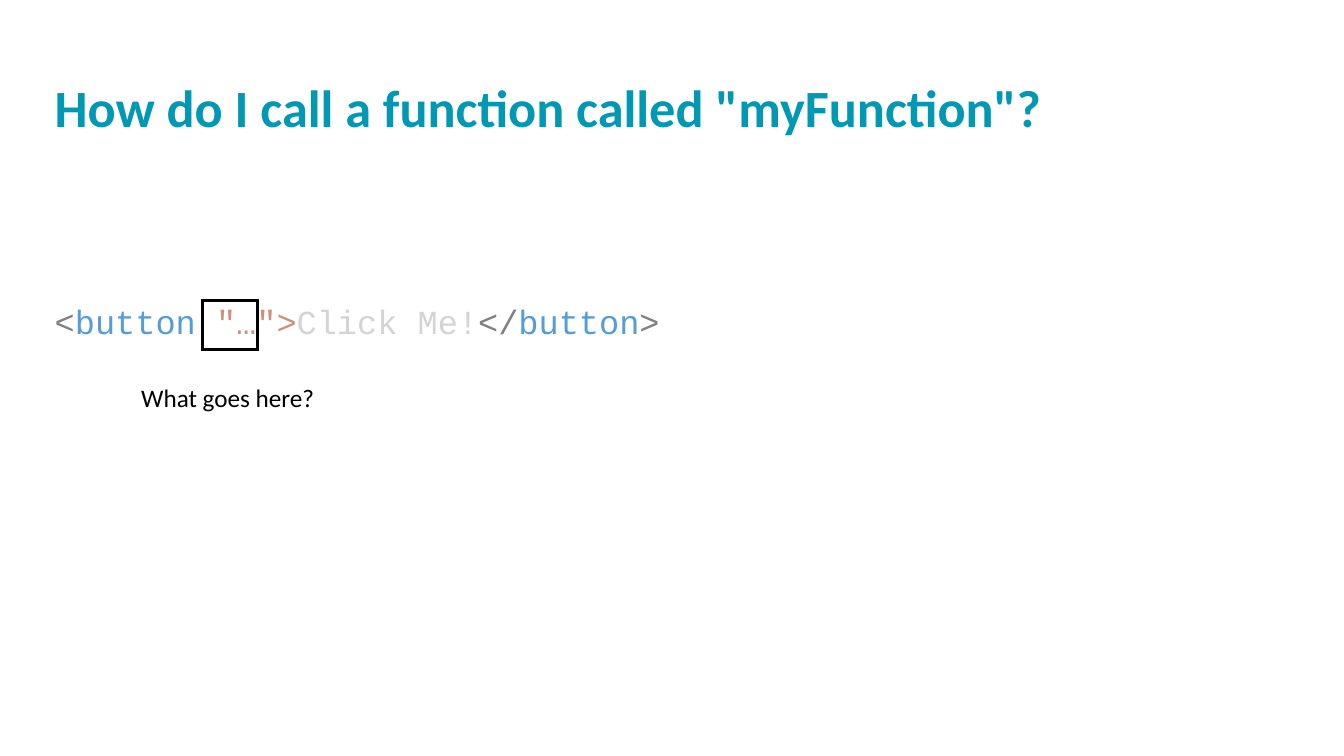
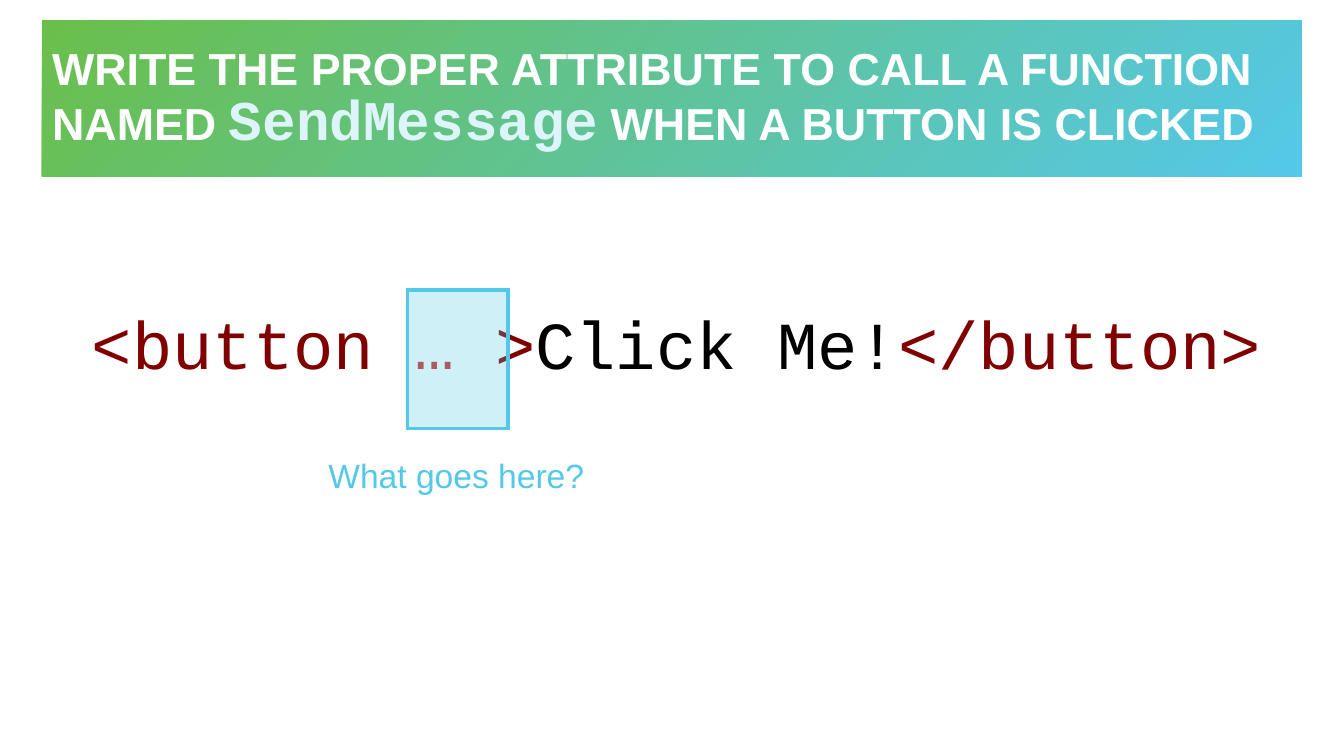
Before and after one commit to hytechclub/web-102, a slide deck: slide 8 of Week04/Review.pptx. Drawn at 1344x756 pixels with LibreOffice and Linux fonts; fonts in the diff are those of the drawing; background and template pictures are left out. Boxes give left, top, right and bottom in pixels: in the first picture for what was removed or moved away, otherwise in the second. Text is boxed around its words. In the diff, an @@ line names an element or a change of style, - is before the commit and + after.

```diff
--- a/Week04/Review.pptx
+++ b/Week04/Review.pptx
@@ title added at [42, 20, 1303, 176], fill gradient #6ABF4B to #54C8E8, 32 pt, text #FFFFFF, bold @@
+WRITE THE PROPER ATTRIBUTE TO CALL A FUNCTION NAMED SendMessage WHEN A BUTTON IS CLICKED
@@ text removed at [55, 90, 1040, 136] @@
-How do I call a function called "myFunction"?
@@ rectangle added at [407, 290, 508, 430], fill #54C8E8 at 27% opacity, outline #54C8E8 2.5 pt @@
@@ text at [92, 321, 1261, 388]: text changed; size 24 to 48 pt; text colour #569CD6 to #800000 @@
-<button "…">Click Me!</button>
+<button … >Click Me!</button>
@@ rectangle removed at [203, 300, 257, 350] @@
@@ text "What goes here?": place and size @@
-text "What goes here?" at [141, 389, 314, 412]
+text "What goes here?" at [328, 463, 584, 495]
@@ text "What goes here?" at [328, 463, 584, 495]: size 18 to 24 pt, font Calibri to Arial, text colour #000000 to #54C8E8; line spacing 1 to 0.9; more space between paragraphs @@
```
Also in this commit, not shown: 10 other slides changed, 3 slides added, 3 slides removed, 4 other files.
